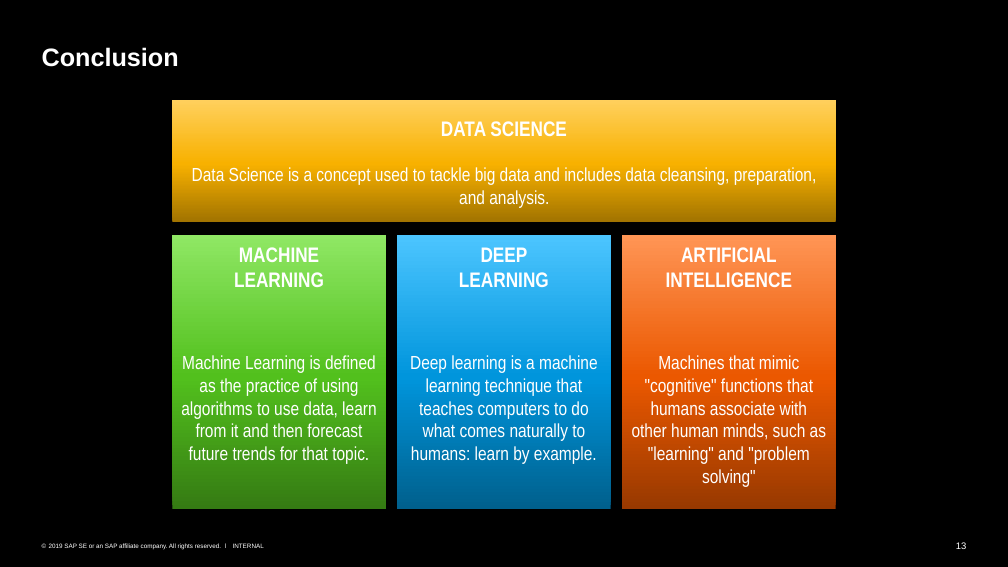
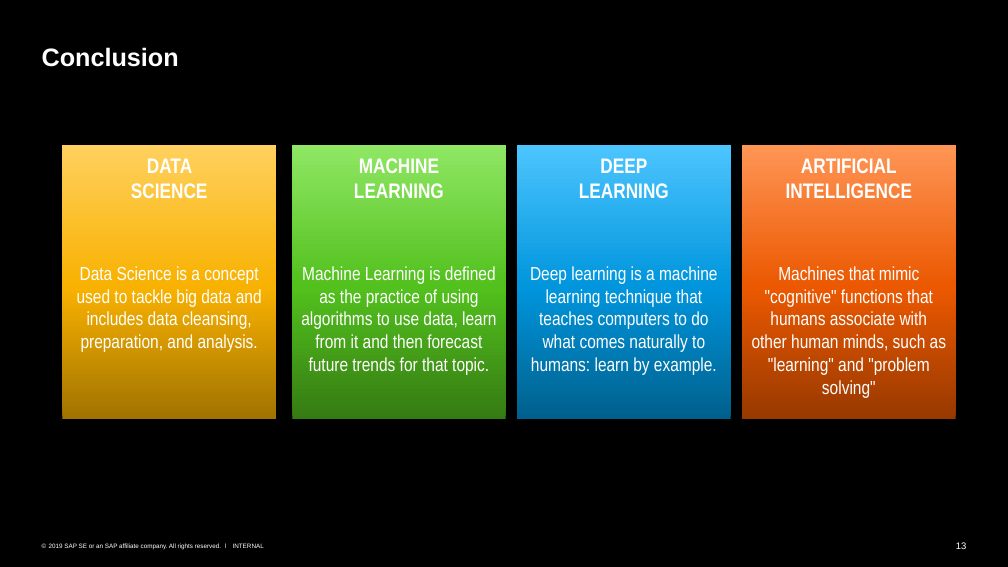
Before and after one commit to SherwinVarghese/Machine-Learning-TechknowSchool, a slide deck: slide 13 of 1. Intro To ML and Data Science/Overview.pptx. Drawn at 1008x567 pixels with LibreOffice and Linux fonts; fonts in the diff are those of the drawing. Boxes give left, top, right and bottom in pixels: in the first picture for what was removed or moved away, otherwise in the second. Text is boxed around its words. In the diff, an @@ line names an element or a change of style, - is before the commit and + after.

```diff
--- a/1. Intro To ML and Data Science/Overview.pptx
+++ b/1. Intro To ML and Data Science/Overview.pptx
@@ rectangle: place and size @@
-rectangle at (172,100,836,222)
+rectangle at (63,145,276,419)
@@ 6 texts, 3 rectangles: place and size @@
-6 texts, 3 rectangles at (172,234,835,508)
+6 texts, 3 rectangles at (292,145,955,419)
@@ text "DATA SCIENCE" rewrapped from (441,121,567,136) to (131,158,208,198) @@
@@ text "Data Science is a concept ..." rewrapped from (192,167,817,208) to (77,266,262,352) @@
```
Also in this commit, not shown: 1 other slide changed.
